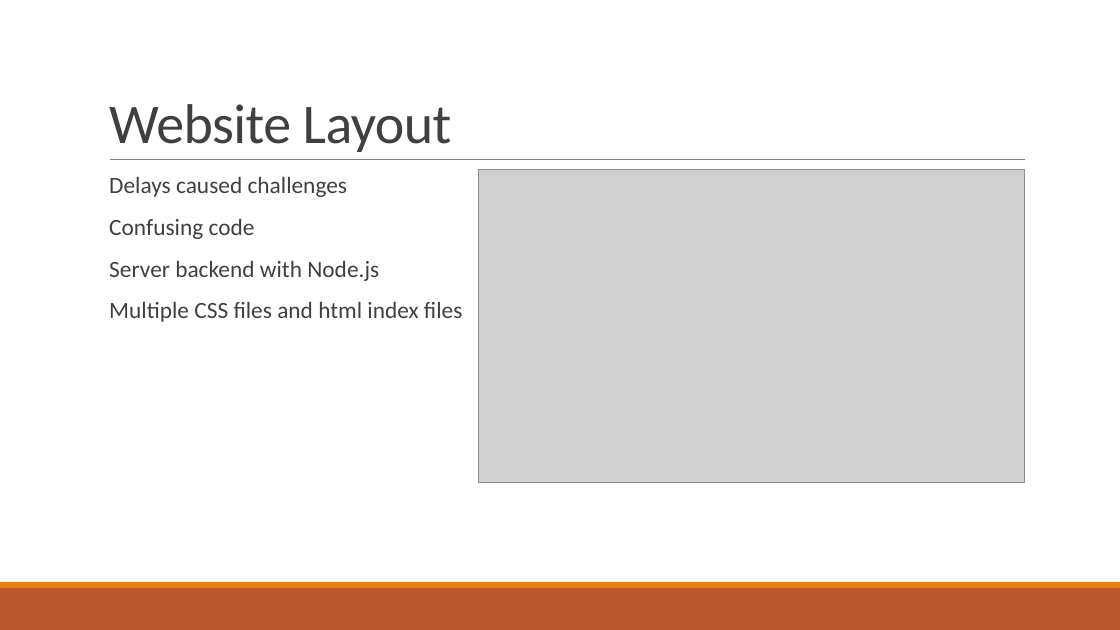
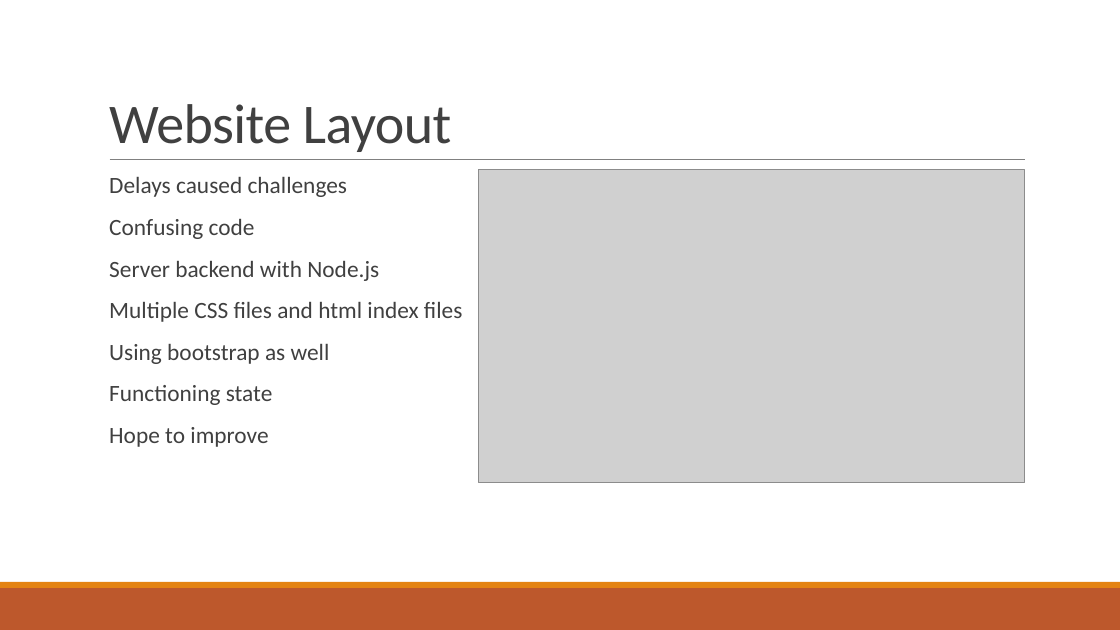
Before and after one commit to gonsalvg/Capstone-Forge-App, a slide deck: slide 13 of Project Documents/Progress Report 2/Progress report.pptx. Drawn at 1120x630 pixels with LibreOffice and Linux fonts; fonts in the diff are those of the drawing; grey boxes stand for pictures. Boxes give left, top, right and bottom in pixels: in the first picture for what was removed or moved away, otherwise in the second. Text is boxed around its words. In the diff, an @@ line names an element or a change of style, - is before the commit and + after.

```diff
--- a/Project Documents/Progress Report 2/Progress report.pptx
+++ b/Project Documents/Progress Report 2/Progress report.pptx
@@ text at [109,344,330,447]: paragraphs added @@
+  Using bootstrap as well
+  Functioning state
+  Hope to improve
```
Also in this commit, not shown: 3 other slides changed.
